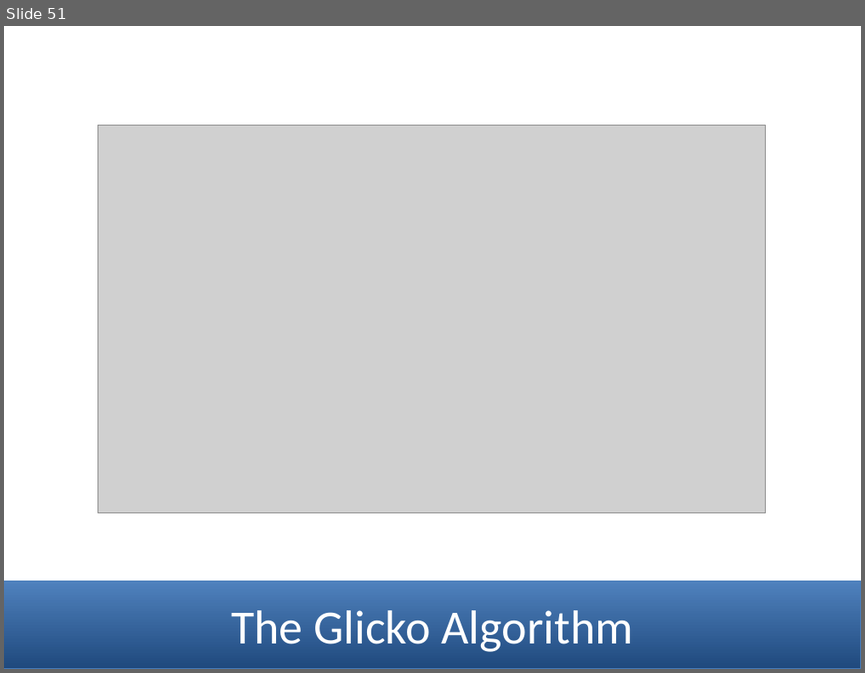
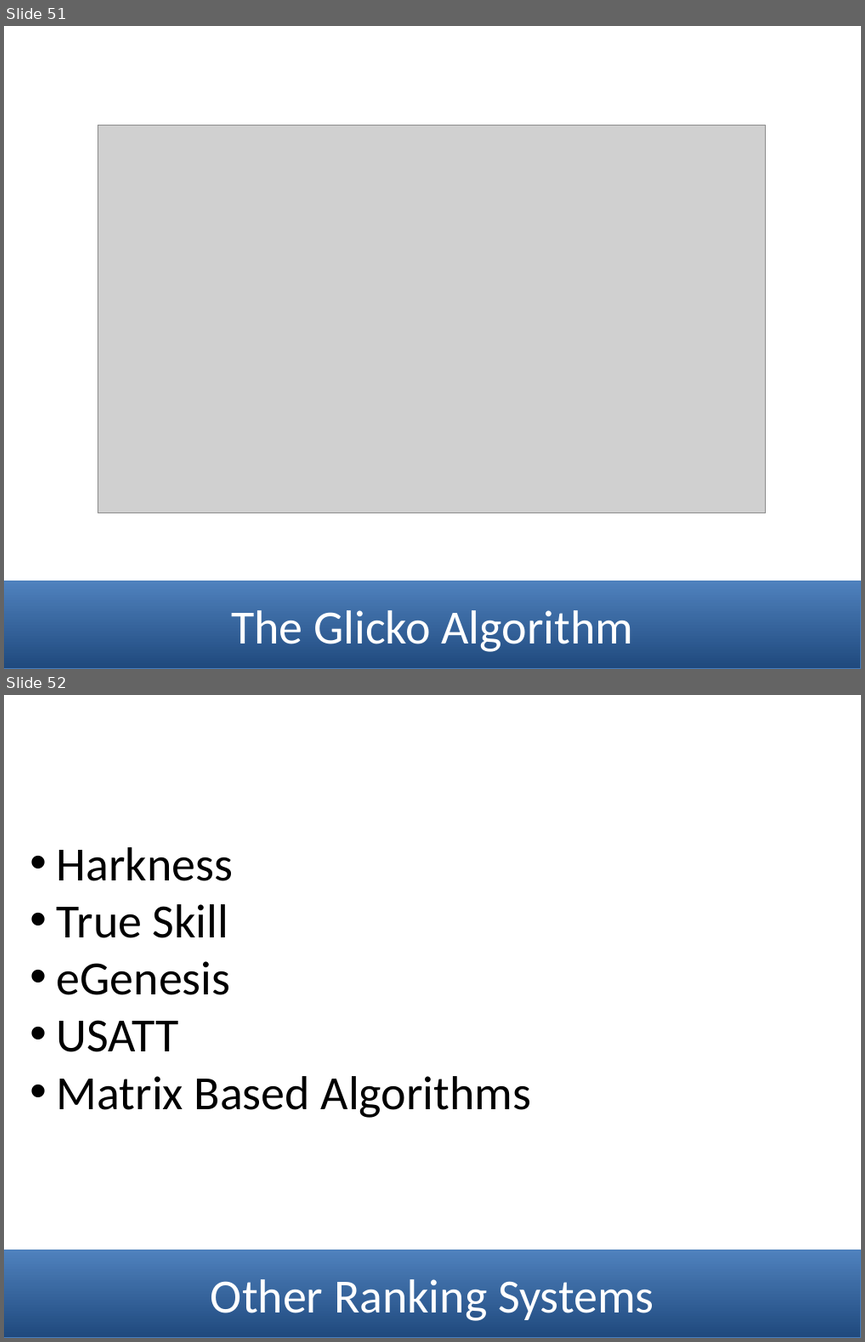
Before and after one commit to mneedham/ranking-algorithms, a slide deck: data-science-london.pptx. Shown one above the other, each under a label of ours: slide 51 before the commit, slides 51 and 52 after it. The pictures are 865x673 and 865x1342 pixels, drawn with LibreOffice and Linux fonts; fonts in the diff are those of the drawing; grey boxes stand for pictures. Boxes give left, top, right and bottom in pixels: in the first picture for what was removed or moved away, otherwise in the second. Text is boxed around its words. In the diff, an @@ line names an element or a change of style, - is before the commit and + after.

```diff
--- a/data-science-london.pptx
+++ b/data-science-london.pptx
@@ slide 52 added at <box>4,695,861,1338</box>, background #FFFFFF @@
@@ text added at <box>57,847,532,1117</box>, 40 pt, text #000000 @@
+• Harkness
+• True Skill
+• eGenesis
+• USATT
+• Matrix Based Algorithms
@@ rectangle added at <box>4,1249,861,1338</box>, fill gradient #1F497D to #4F81BD, outline #4B7EBC 0.75 pt, 40 pt, text #FFFFFF @@
+Other Ranking Systems
```
Also in this commit, not shown: 3 slides changed, 1 other file.
